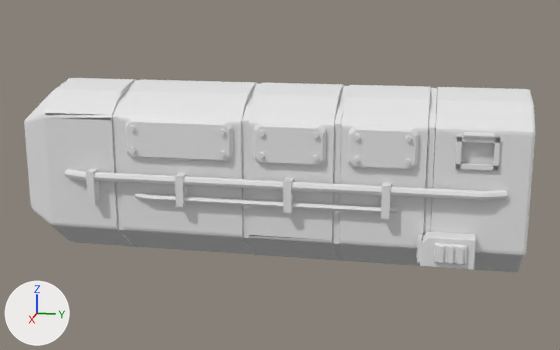
The OBJ model Assets/Resources/Models/Ricochet_M2/barrel.obj as it was, and as the next commit left it.
Rendered twice from a camera (50 mm lens) standing at (1.588, -0.242, 0.378) and looking at (0.009, -0.558, -0.017). Every picture has the same lights, and +X, +Y and +Z are marked at lower left. The picture after the commit comes second. Where no turn or scale is listed for an object, it has been applied to the vertices. Vertices at exactly the same position are counted once.

Names of what the first picture shows: 'barrel'.
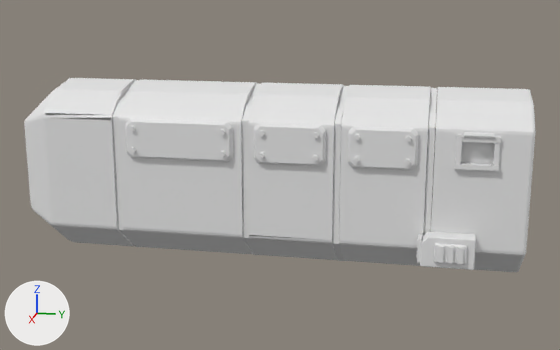
Changed parts and their boxes [x1, y1, x2, y2] in the pictures (560 x 350 px):
part 1 of me_barrel, added
    after: [454, 163, 499, 171]
part 2 of me_barrel, added
    after: [455, 135, 462, 164]
part 3 of me_barrel, added
    after: [462, 136, 501, 143]
part 4 of me_barrel, deleted
    before: [65, 169, 507, 219]
part 5 of me_barrel, deleted
    before: [455, 136, 500, 170]

The change in detail:
me_barrel is used by ob_barrel; location (0.0, 0.0, 0.0).
me_barrel had 3008 vertices, 5744 faces and spanned x -0.155..0.176, y -1.094..-0.058, z -0.192..0.178.
me_barrel now has 2840 vertices, 5440 faces and spans x -0.147..0.176, y -1.094..-0.058, z -0.192..0.178.
me_barrel part 1: a new loose piece, a box spanning x 0.1254..0.1406, y -0.2003..-0.1197, z 0.043..0.052.
me_barrel part 2: a new loose piece, a box spanning x 0.127..0.139, y -0.199..-0.189, z 0.043..0.106.
me_barrel part 3: a new loose piece, a box spanning x 0.128..0.138, y -0.198..-0.12, z 0.095..0.105.
me_barrel part 4: 12 loose pieces with 176 vertices, spanning x -0.155..0.155, y -0.987..-0.101, z -0.056..0.008, are deleted.
Part 5, on me_barrel:
16 vertices are removed from x 0.129..0.137, y -0.198..-0.121, z 0.043..0.104.
36 faces are deleted.
